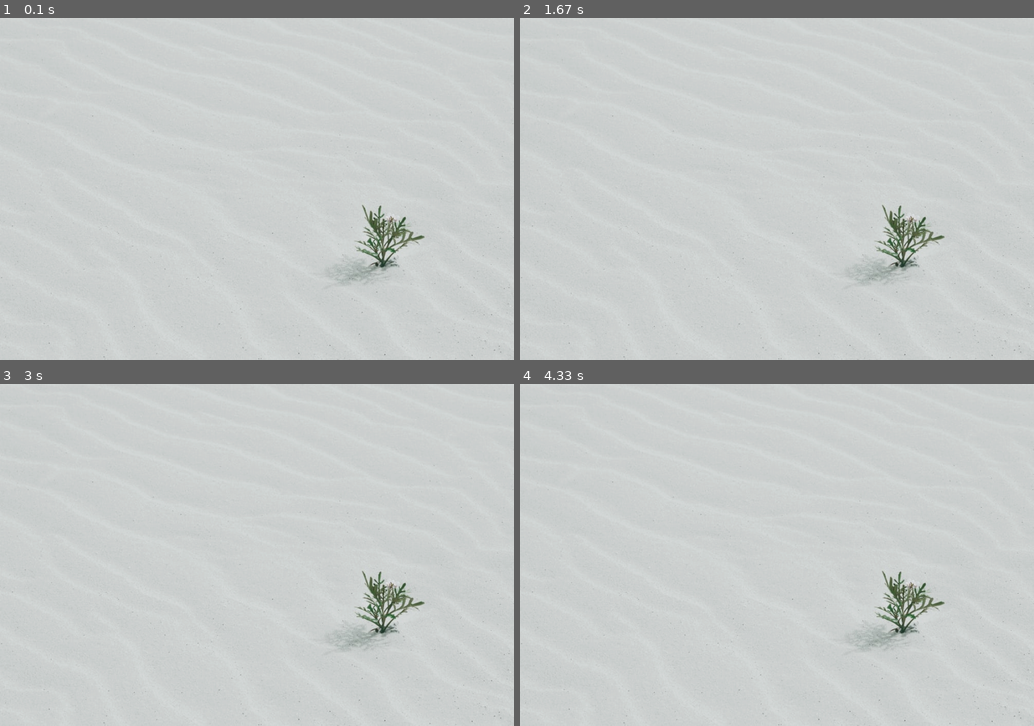
Above: before the commit, frames 1-4 (two rows, left to right).
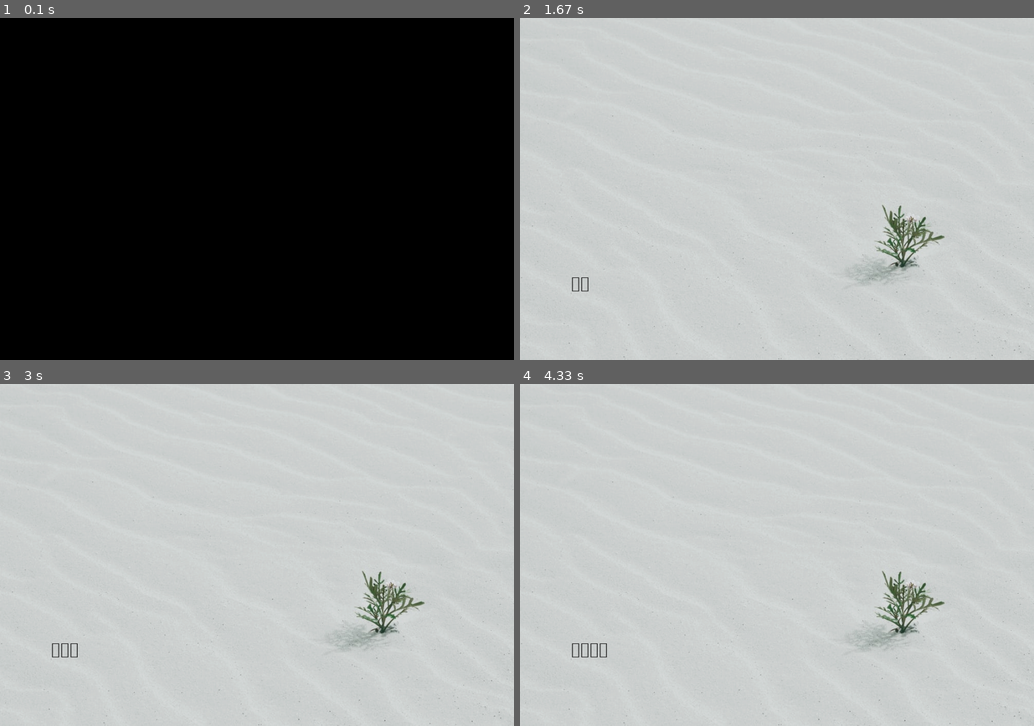
Above: after the commit, the same moments.

Repository: lihaoooooo/finalwork
Game: pygame game, started from pygame_mainpart.py
Same seed, same stepped clock (60 frames per second), same inputs: the game is played once before the commit and once after it.
Inputs:
- Up to frame 1 (0.1 s): no input
- Up to frame 2 (1.67 s): hold Backspace 0.33-0.8 s; hold Backspace 0.83-1.3 s
- Up to frame 3 (3 s): tap Enter at 2.33 s
- Up to frame 4 (4.33 s): tap Backspace at 3.67 s

The runs differ from the first frame. In frame 1, 100% of the frame differs, in the area x 0-100%, y 0-100%; in frame 2, less than 0.1%; in frame 3, less than 0.1%; in frame 4, 0.1%.

Commit message:
成功实现文字输入显示与删除

Diff:
--- a/pygame_mainpart.py
+++ b/pygame_mainpart.py
@@ -26,6 +26,7 @@
 
 # 游戏主体
 while True:
+
     key_in = ""
     refresh_key = 0
     for event in pygame.event.get():
@@ -34,12 +35,20 @@
         elif event.type == pygame.KEYDOWN:
             key_in = event.unicode
             refresh_key = 1
-            if key_in != "":
+            if event.unicode != "":
                 line_in = line_in + key_in
                 texlmage = myfont.render(line_in, True, (0, 0, 0))
+                screen.blit(background, (0, 0))
+                screen.blit(texlmage, input_pos)
+                print(line_in)
+            elif event.key == 8:
+                line_in = line_in[0:-1]
+                texlmage = myfont.render(line_in, True, (0, 0, 0))
+                screen.blit(background, (0, 0))
                 screen.blit(texlmage, input_pos)
                 print(line_in)
 
-    screen.blit(background, (0, 0))
+
+
     pygame.display.update()
     fclock.tick(fps)
--- a/test.py
+++ b/test.py
@@ -10,5 +10,5 @@
         if event.type == pygame.QUIT:
             sys.exit()
         elif event.type == pygame.KEYDOWN:
-            print(event.key)
+            print(type(event.key),event.key)
     pygame.display.update(())
